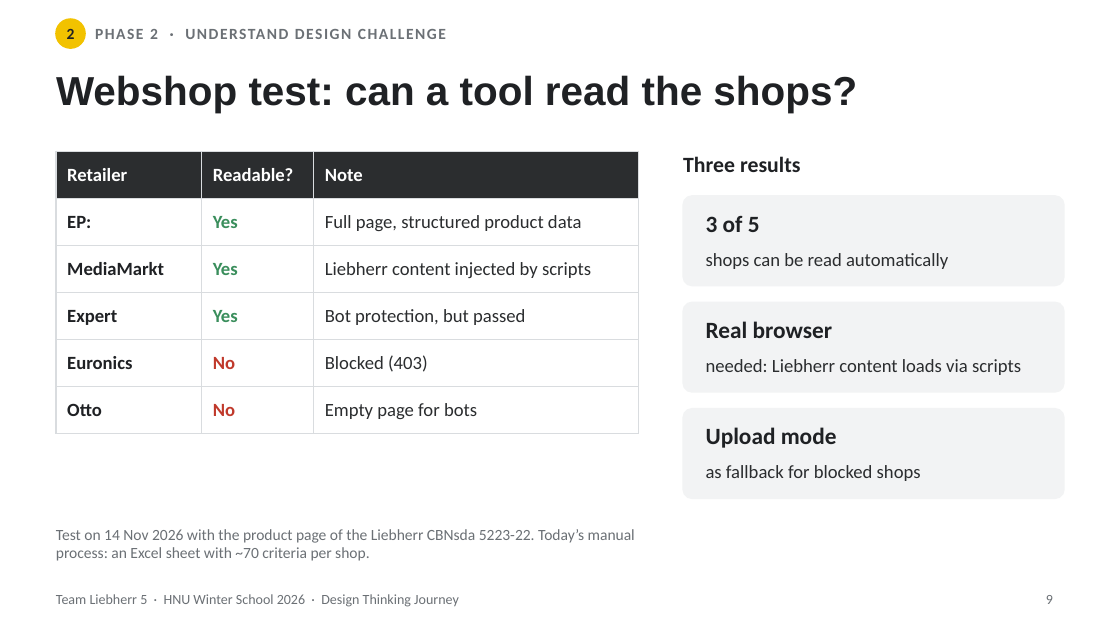
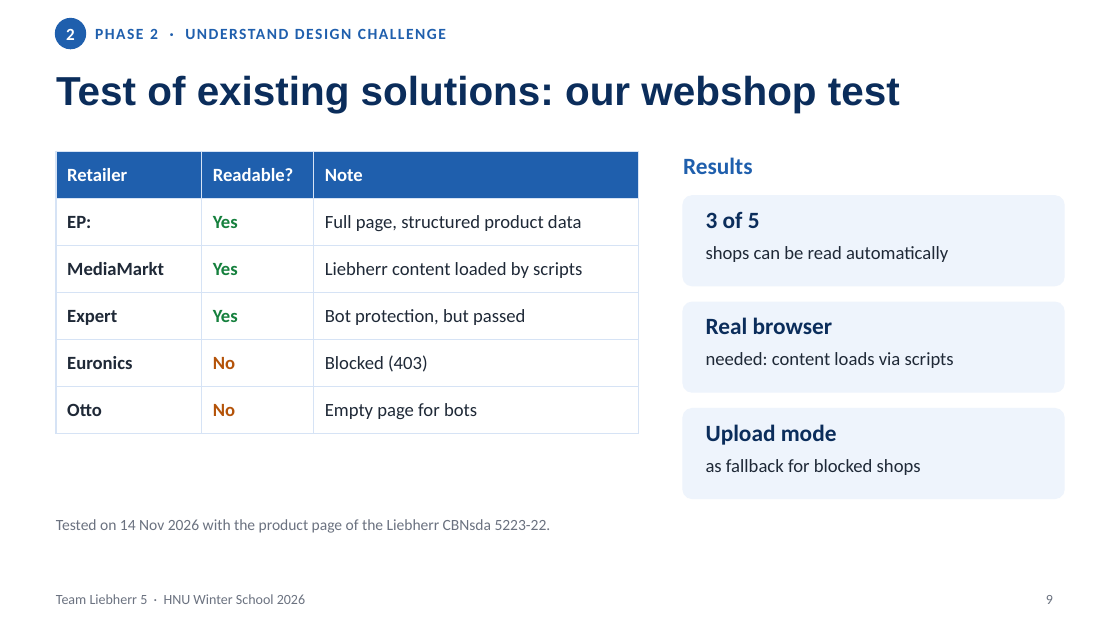
Before and after one commit to niv1999/liebherr-hackathon-2026, a slide deck: slide 9 of Liebherr5_DesignThinking_Journey.pptx. Drawn at 1120x630 pixels with LibreOffice and Linux fonts; fonts in the diff are those of the drawing. Boxes give left, top, right and bottom in pixels: in the first picture for what was removed or moved away, otherwise in the second. Text is boxed around its words. In the diff, an @@ line names an element or a change of style, - is before the commit and + after.

```diff
--- a/Liebherr5_DesignThinking_Journey.pptx
+++ b/Liebherr5_DesignThinking_Journey.pptx
@@ text "2" at <box>66,29,75,40</box>: size 10 to 11 pt, text colour #1F2124 to #FFFFFF @@
@@ ellipse at <box>56,19,85,48</box>: fill #F2C200 to #1F5FAD; outline #F2C200 1 pt to #1F5FAD 1.5 pt @@
@@ text "PHASE 2 · UNDERSTAND DESIGN ..." at <box>95,28,446,39</box>: text colour #6B7075 to #1F5FAD @@
@@ title at <box>56,75,900,113</box>: text changed; text colour #1F2124 to #0B2D5B @@
-Webshop test: can a tool read the shops?
+Test of existing solutions: our webshop test
@@ table at <box>56,151,638,423</box> @@
-row 3, column 3: Liebherr content injected by scripts
+row 3, column 3: Liebherr content loaded by scripts
@@ fill #2B2D2F to #1F5FAD in row 1 @@
@@ text colour #1F2124 to #1F2937 in "EP:", "MediaMarkt", "Expert", "Euronics" and 1 more places @@
@@ text colour #3A8E5C to #15803D in "Yes", "Yes", "Yes" @@
@@ text colour #2B2D2F to #1F2937 in "Full page, structured product data", "Bot protection, but passed", "Blocked (403)", "Empty page for bots" @@
@@ text colour #C0392B to #B45309 in "No", "No" @@
@@ borders changed @@
@@ text at <box>683,157,752,174</box>: text changed; size 14 to 15 pt; text colour #1F2124 to #1F5FAD @@
-Three results
+Results
@@ text "shops can be read automatically" at <box>706,246,948,262</box>: text colour #2B2D2F to #1F2937; vertical alignment middle to top @@
@@ text at <box>706,352,954,368</box>: text changed; text colour #2B2D2F to #1F2937 @@
-needed: Liebherr content loads via scripts
+needed: content loads via scripts
@@ text "needed: content loads via scripts" at <box>706,352,954,368</box>: vertical alignment middle to top @@
@@ fill #F2F3F4 to #EEF4FC; outline #F2F3F4 1 pt to #EEF4FC 1 pt in 3 elements at <box>683,196,1064,286</box>, <box>683,302,1064,392</box>, <box>683,409,1064,498</box> @@
@@ text colour #1F2124 to #0B2D5B; vertical alignment middle to top in 3 elements at <box>706,212,760,228</box>, <box>706,317,833,334</box>, <box>706,424,837,445</box> @@
@@ text "as fallback for blocked shops" at <box>706,459,921,475</box>: text colour #2B2D2F to #1F2937; vertical alignment middle to top @@
@@ text "Tested on 14 Nov 2026 ..." at <box>56,519,551,533</box>: vertical alignment middle to top @@
@@ text at <box>56,519,551,533</box>: text changed; text colour #6B7075 to #6B7280 @@
-Test on 14 Nov 2026 with the product page of the Liebherr CBNsda 5223-22. Today’s manual process: an Excel sheet with ~70 criteria per shop.
+Tested on 14 Nov 2026 with the product page of the Liebherr CBNsda 5223-22.
@@ text at <box>56,594,305,604</box>: text changed; text colour #6B7075 to #6B7280 @@
-Team Liebherr 5 · HNU Winter School 2026 · Design Thinking Journey
+Team Liebherr 5 · HNU Winter School 2026
```
Also in this commit, not shown: 9 other slides changed, 5 slides added, 8 slides removed, 1 other file.
